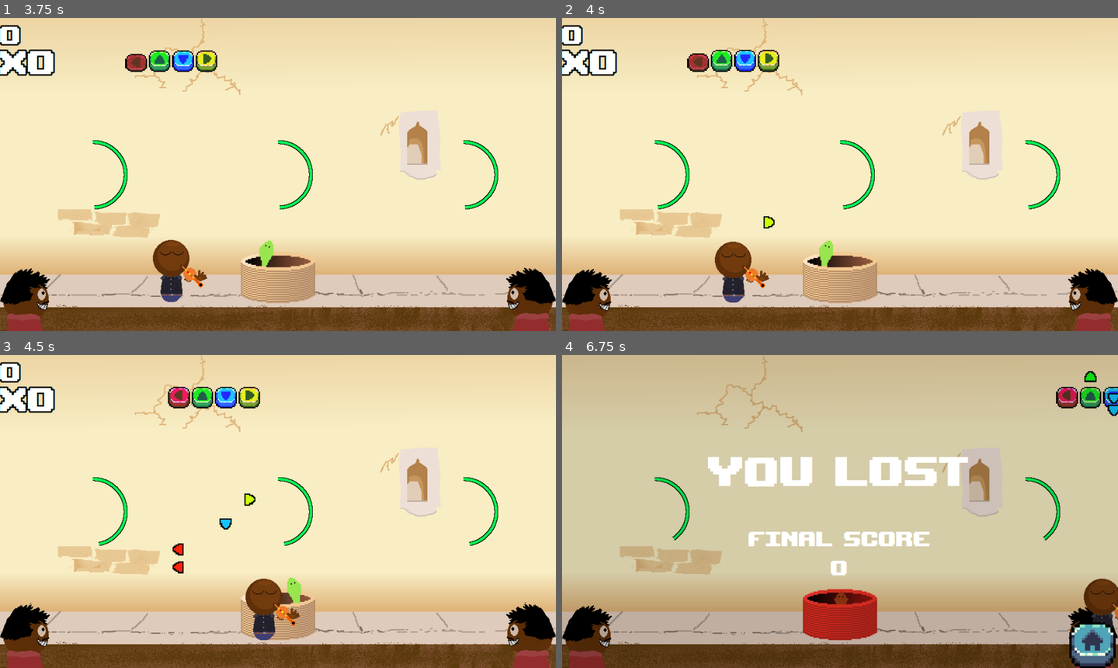
Above: before the commit, frames 1-4 (two rows, left to right).
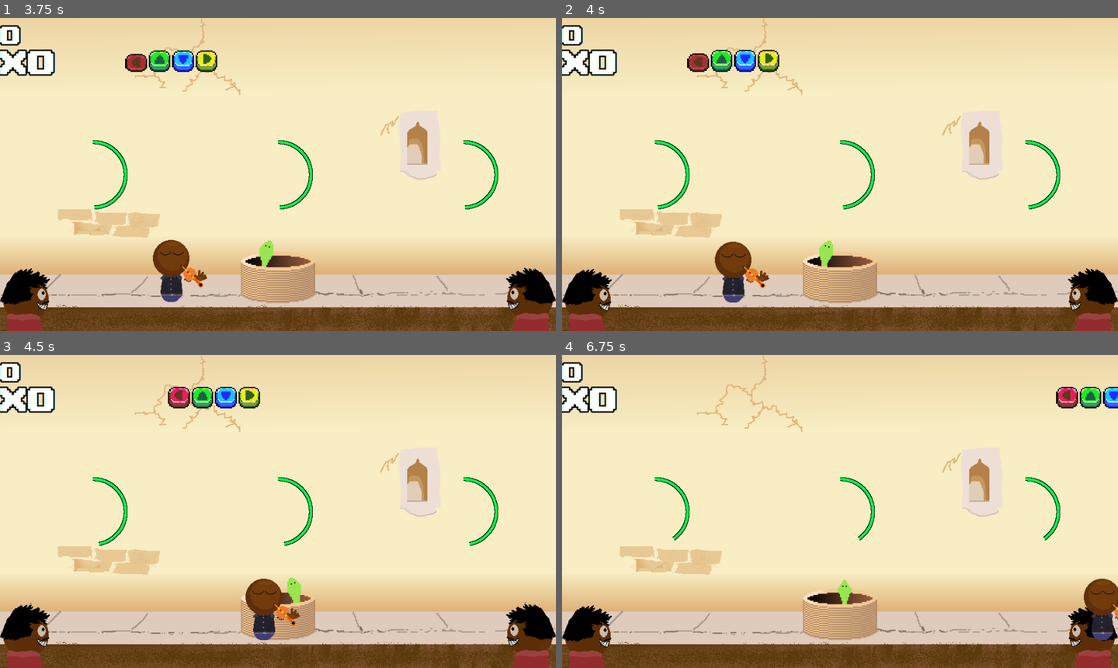
Above: after the commit, the same moments.

Repository: K0RIS/WinterMelonJam2023
Game: Godot game, scene res://assets/scenes/Levels/LevelTwo.tscn
Two runs of this game, one before a commit and one after it. Both use one fixed random seed, a clock stepped at 60 frames per second and the inputs below. This scene is started directly instead of the project's main scene. Sound files missing from this copy of the repository are replaced by a short silence.
Inputs:
- Up to frame 1 (3.75 s): tap Space (Start_Level) at 0.5, 0.6, 1.35, 2, 2.1, 2.85, 3.5, 3.6 s; hold D (move_right) 0.53-2.03 s; tap Enter (ui_accept) at 0.77, 1.25, 1.52, 2.75, 3.02 s; hold Left (left) from 2.03 s (still down)
- Up to frame 2 (4 s): keep holding Left (left); tap Enter (ui_accept) at 3.77 s
- Up to frame 3 (4.5 s): release Left (left) at 4.28 s; hold D (move_right) from 4.28 s (still down); tap Space (Start_Level) at 4.35 s
- Up to frame 4 (6.75 s): keep holding D (move_right); tap Enter (ui_accept) at 4.52, 6.02 s; tap Space (Start_Level) at 5.1, 5.85, 6.6 s

Frame 1 is identical in both runs. In frame 2, less than 0.1% of the frame differs, in the area x 36-39%, y 63-68%; in frame 3, 0.3%; in frame 4, 90%, in the area x 0-100%, y 0-100%.

Commit message:
FluteDelay Logic

Diff:
--- a/assets/scenes/RhythmGame.tscn
+++ b/assets/scenes/RhythmGame.tscn
@@ -137,8 +137,8 @@
 
 [node name="Spawn" type="Node2D" parent="ArrowRig/Lanes/Lane4/SpawnAnchor"]
 
-[node name="Timer" type="Timer" parent="."]
+[node name="FluteDelay" type="Timer" parent="."]
 wait_time = 2.0
 
 [connection signal="beat" from="." to="." method="_on_beat"]
-[connection signal="timeout" from="Timer" to="." method="_on_timer_timeout"]
+[connection signal="timeout" from="FluteDelay" to="." method="_on_timer_timeout"]
--- a/assets/scripts/RhythmGame.gd
+++ b/assets/scripts/RhythmGame.gd
@@ -19,6 +19,9 @@
 var _last_song_pos = 0
 var start = 0
 
+@export var flute_delay = 0.0
+var _allow_flute = false
+
 signal beat
 
 func get_faster():
@@ -32,6 +35,7 @@
 	principal_track.play(start)
 	flute_track.play(start)
 	combo_track.play(start)
+	$FluteDelay.start()
 
 func stop_track():
 	principal_track.stop()
@@ -59,7 +63,7 @@
 	_current_time -= AudioServer.get_output_latency()
 	_current_beat = _time_to_beat(_current_time)
 
-	if (_current_beat != _last_beat):
+	if (_current_beat != _last_beat and _allow_flute):
 		emit_signal("beat")
 	_last_beat = _current_beat
 	position.x = lerp(self.position.x, player.position.x, 0.1)
@@ -71,4 +75,4 @@
 
 
 func _on_timer_timeout():
-	pass # Replace with function body.
+	_allow_flute = true
